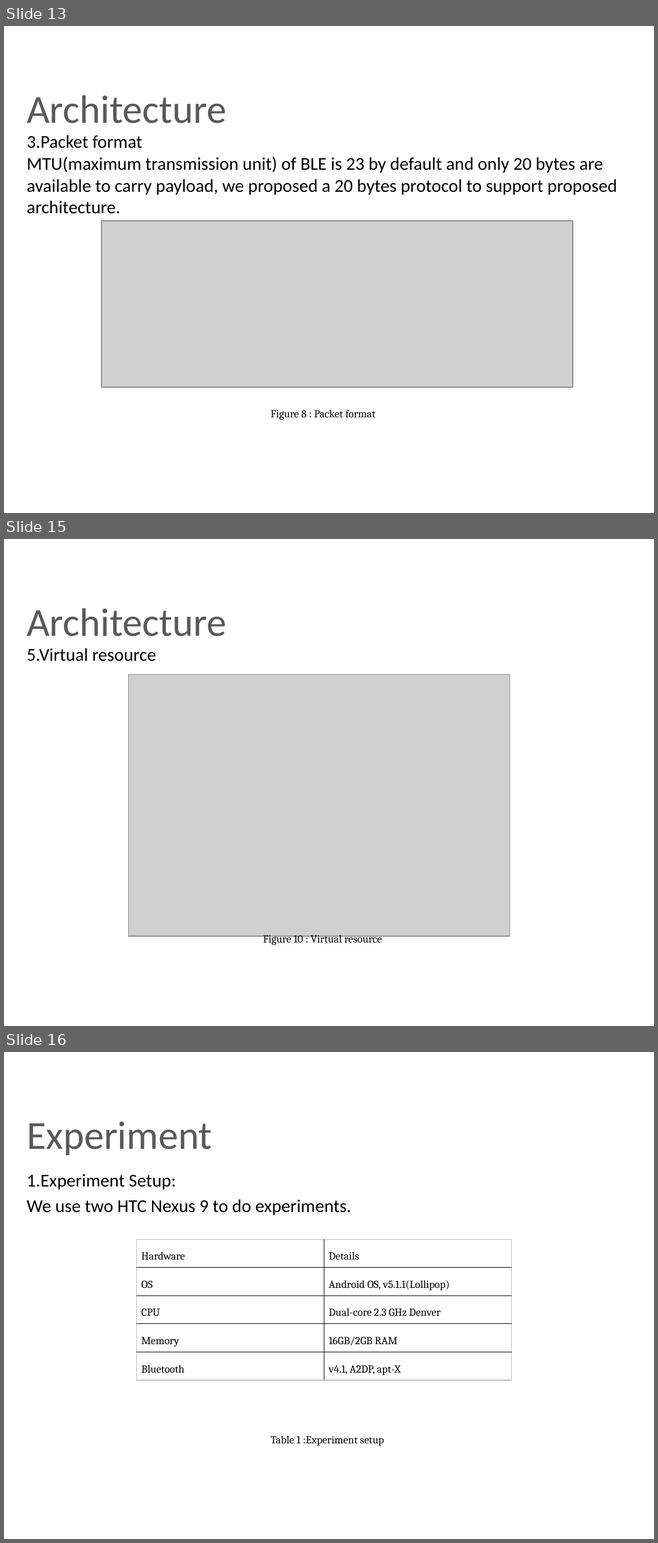
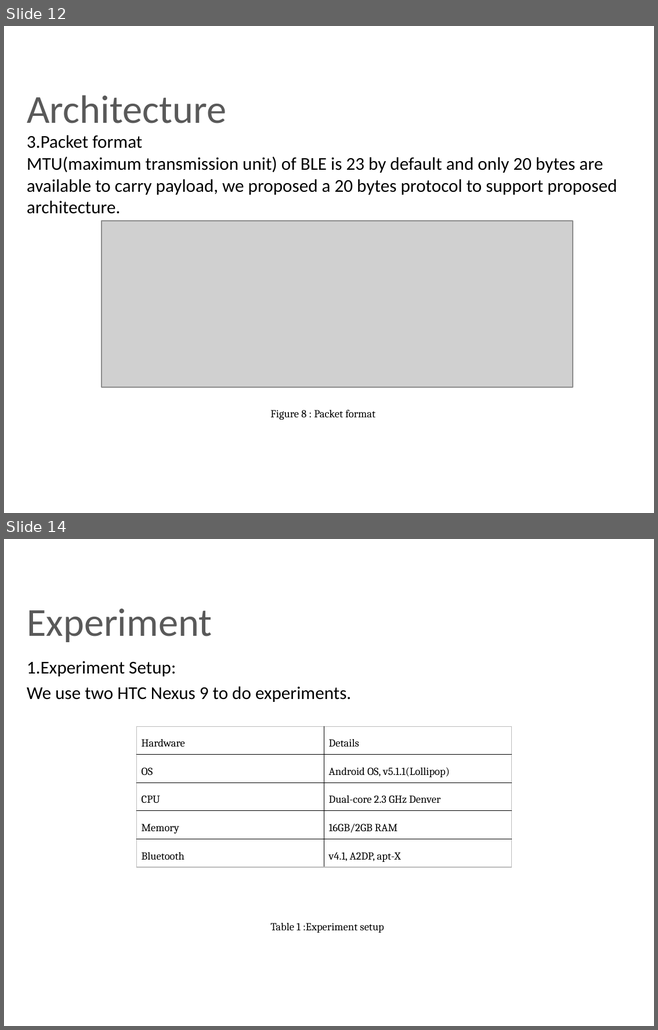
Before and after one commit to chennanoka/Thesis, a slide deck: ThesisPresentationV1.pptx. Shown one above the other, each under a label of ours: slides 13, 15 and 16 before the commit, slides 12 and 14 after it; the slides between them are not shown. The pictures are 658x1543 and 658x1030 pixels, drawn with LibreOffice and Linux fonts; fonts in the diff are those of the drawing; grey boxes stand for pictures; background and template pictures are left out. Boxes give left, top, right and bottom in pixels: in the first picture for what was removed or moved away, otherwise in the second. Text is boxed around its words. In the diff, an @@ line names an element or a change of style, - is before the commit and + after.

```diff
--- a/ThesisPresentationV1.pptx
+++ b/ThesisPresentationV1.pptx
@@ slide 15 removed at (4,539,654,1026), background #FFFFFF; not listed: 1 template element that a slide beside it also shows @@
@@ title removed at (27,608,226,636) @@
-Architecture
@@ text removed at (27,648,156,661) @@
-5.Virtual resource
@@ picture removed at (129,674,510,936) @@
@@ text removed at (263,935,382,946) @@
-Figure 10 : Virtual resource
@@ what was slide 13 is now slide 12 @@
@@ what was slide 16 is now slide 14 @@
```
Also in this commit, not shown: 6 slides changed, 1 other slide removed, 20 other files.
